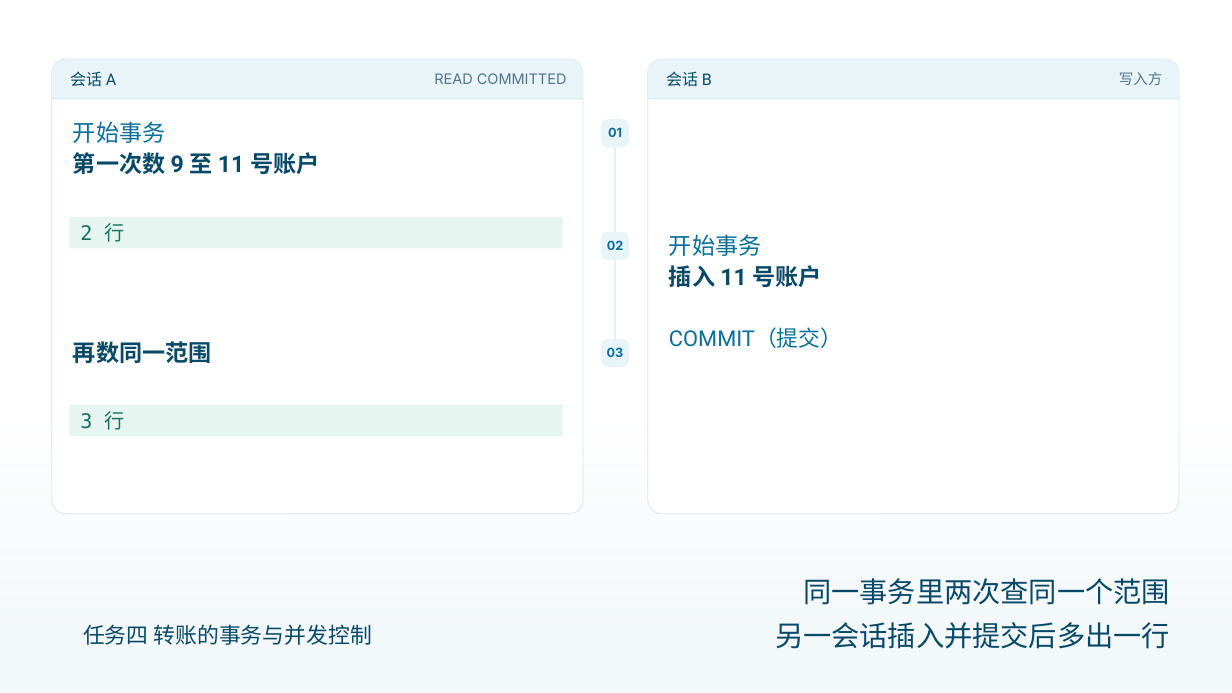
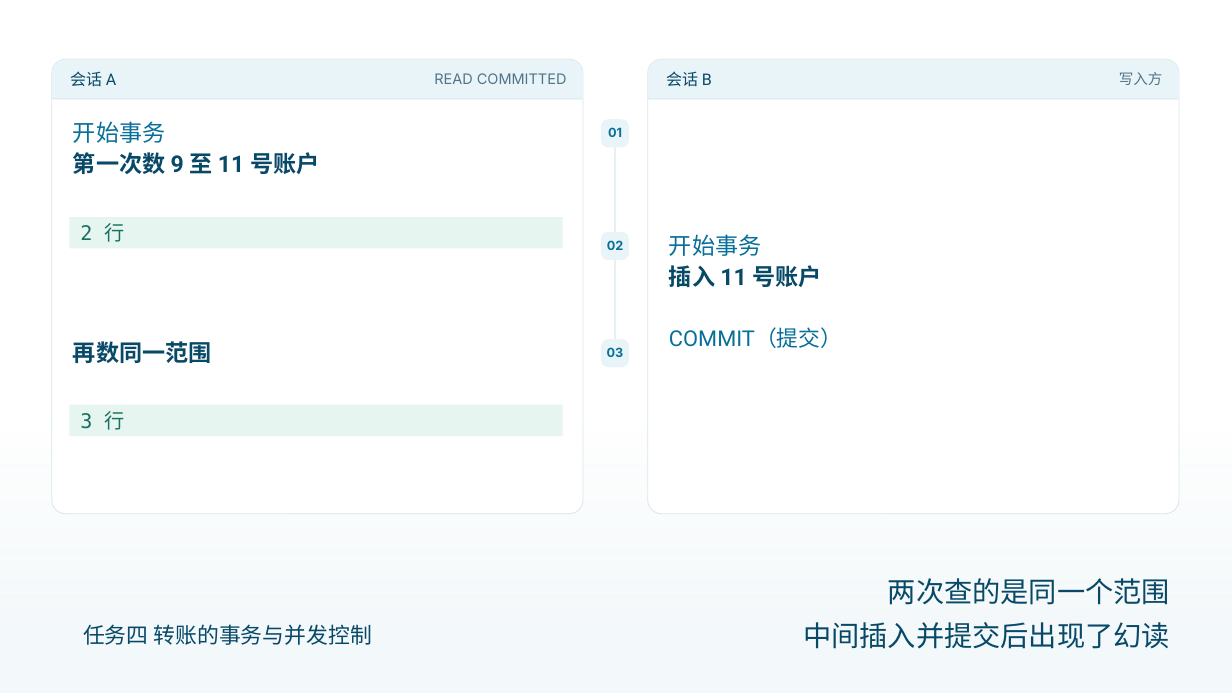
Before and after one commit to AurLemon/pageslip-demo, a slide deck: slide 8 of presentations/task-4-transactions.pptx. Drawn at 1232x693 pixels with LibreOffice and Linux fonts; fonts in the diff are those of the drawing. Boxes give left, top, right and bottom in pixels: in the first picture for what was removed or moved away, otherwise in the second. Text is boxed around its words. In the diff, an @@ line names an element or a change of style, - is before the commit and + after.

```diff
--- a/presentations/task-4-transactions.pptx
+++ b/presentations/task-4-transactions.pptx
@@ text at bbox=[888, 578, 1170, 605]: text changed @@
-同一事务里两次查同一个范围
+两次查的是同一个范围
@@ text at bbox=[803, 622, 1169, 649]: text changed @@
-另一会话插入并提交后多出一行
+中间插入并提交后出现了幻读
```
Also in this commit, not shown: 13 other slides changed, 1 other file.
